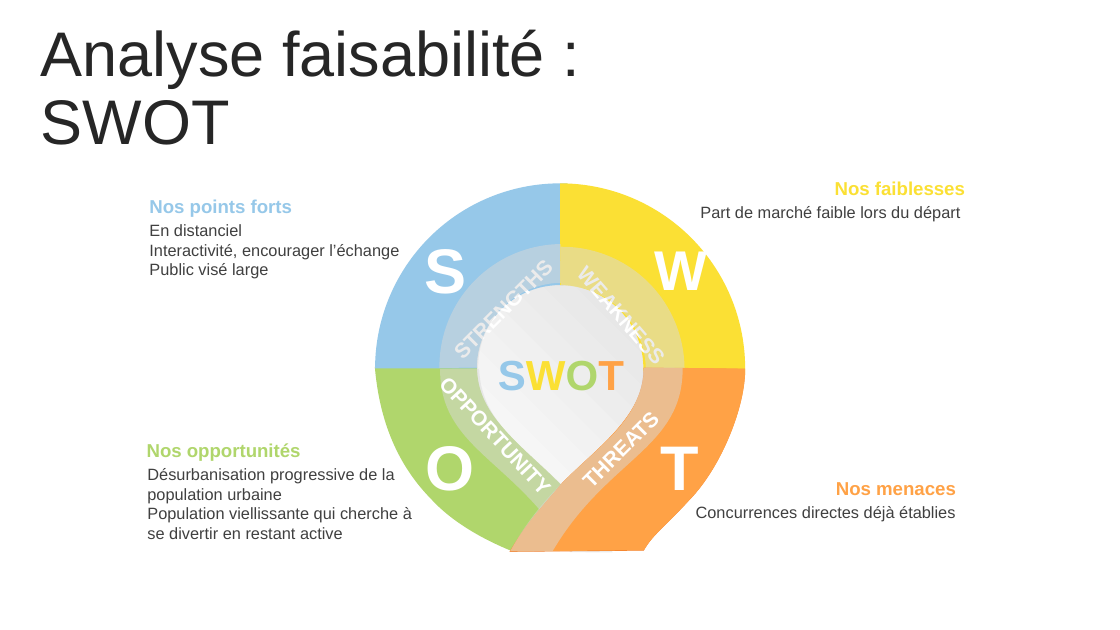
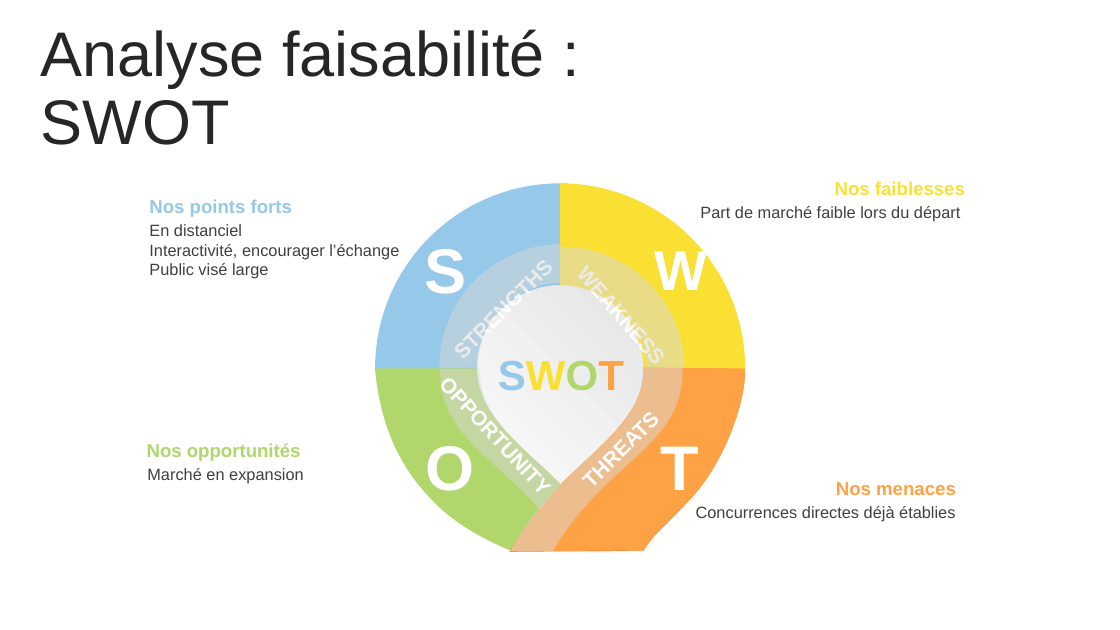
Before and after one commit to Asrielbot/Team-16, a slide deck: slide 9 of présentation workshop.pptx. Drawn at 1120x630 pixels with LibreOffice and Linux fonts; fonts in the diff are those of the drawing. Boxes give left, top, right and bottom in pixels: in the first picture for what was removed or moved away, otherwise in the second. Text is boxed around its words. In the diff, an @@ line names an element or a change of style, - is before the commit and + after.

```diff
--- a/présentation workshop.pptx
+++ b/présentation workshop.pptx
@@ text at (x1=147, y1=468, x2=304, y2=484): text changed @@
-Désurbanisation progressive de la population urbaine
-Population viellissante qui cherche à se divertir en restant active
+Marché en expansion
```
Also in this commit, not shown: 4 other slides changed.
